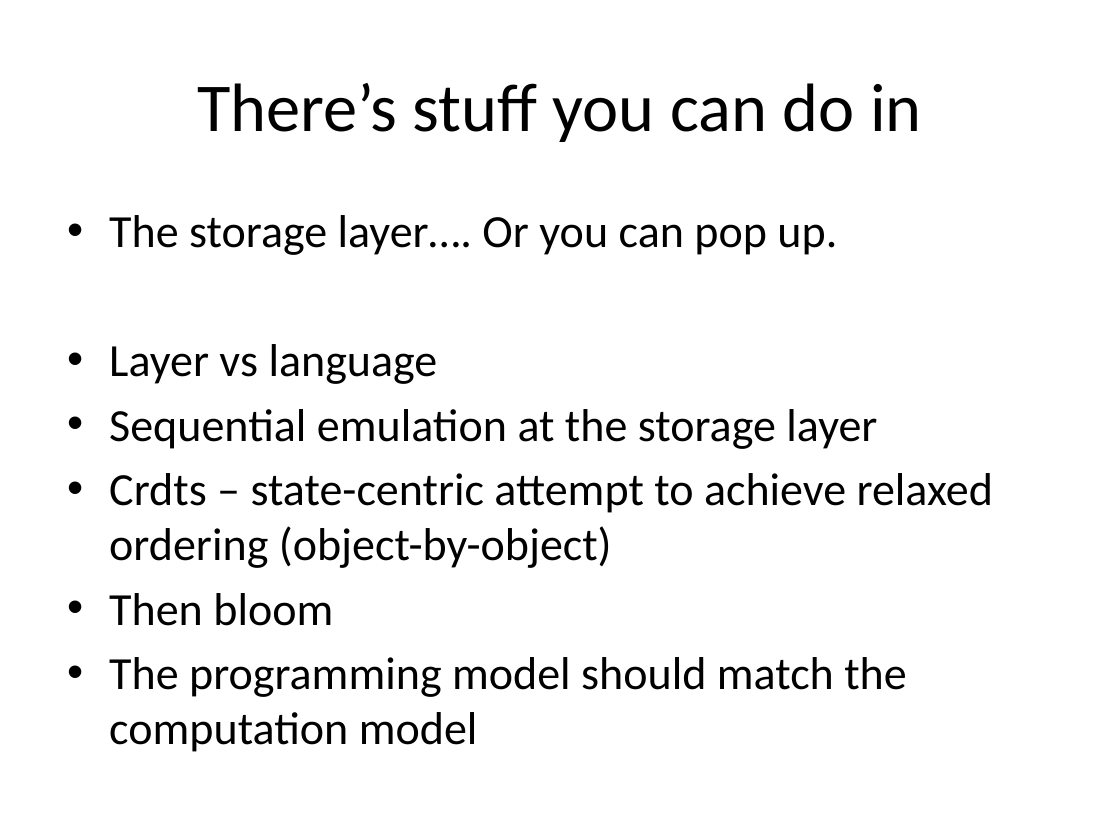
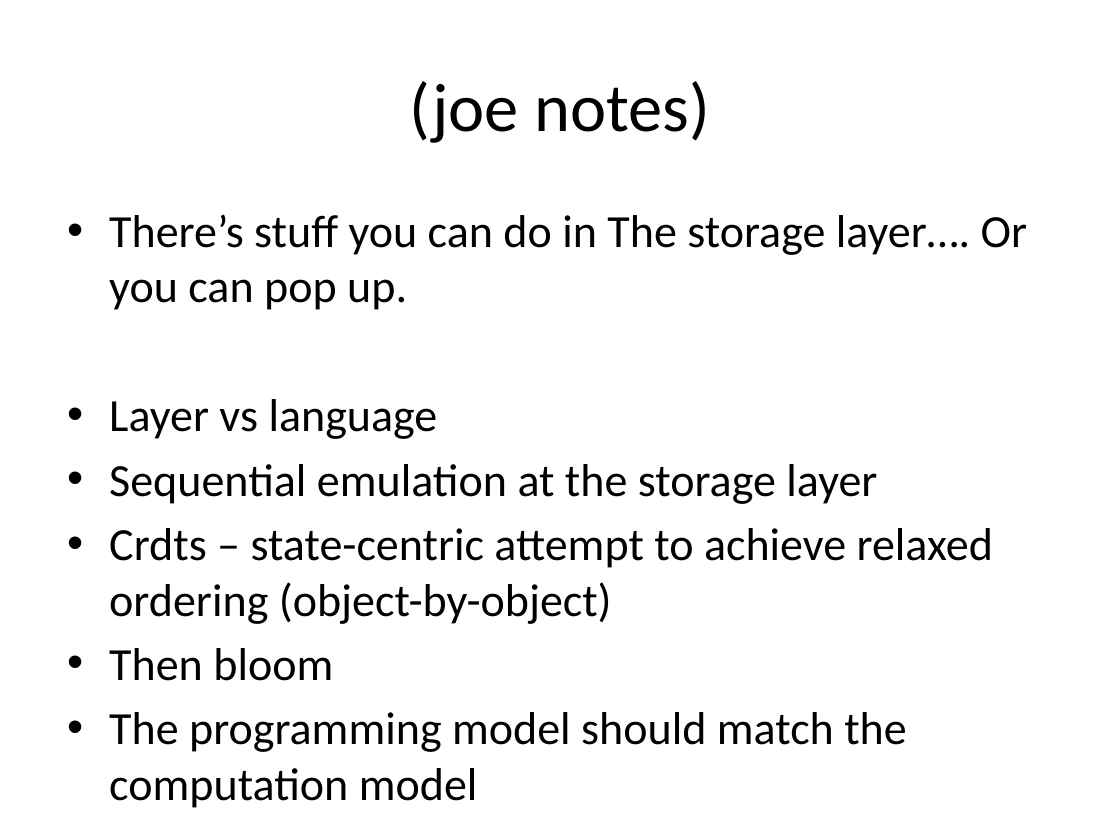
Before and after one commit to declarativitydotnet/declarativity, a slide deck: slide 25 of socc12-bloom-tutorial/slides/bloom-tutorial.pptx (slide 23 before the commit). Drawn at 1120x840 pixels with LibreOffice and Linux fonts; fonts in the diff are those of the drawing. Boxes give left, top, right and bottom in pixels: in the first picture for what was removed or moved away, otherwise in the second. Text is boxed around its words. In the diff, an @@ line names an element or a change of style, - is before the commit and + after.

```diff
--- a/socc12-bloom-tutorial/slides/bloom-tutorial.pptx
+++ b/socc12-bloom-tutorial/slides/bloom-tutorial.pptx
@@ title at (410,81,710,143): text changed @@
-There’s stuff you can do in
+(joe notes)
@@ text at (109,214,1027,310): text changed @@
-• The storage layer…. Or you can pop up.
+• There’s stuff you can do in The storage layer…. Or you can pop up.
```
Also in this commit, not shown: 2 slides added.
